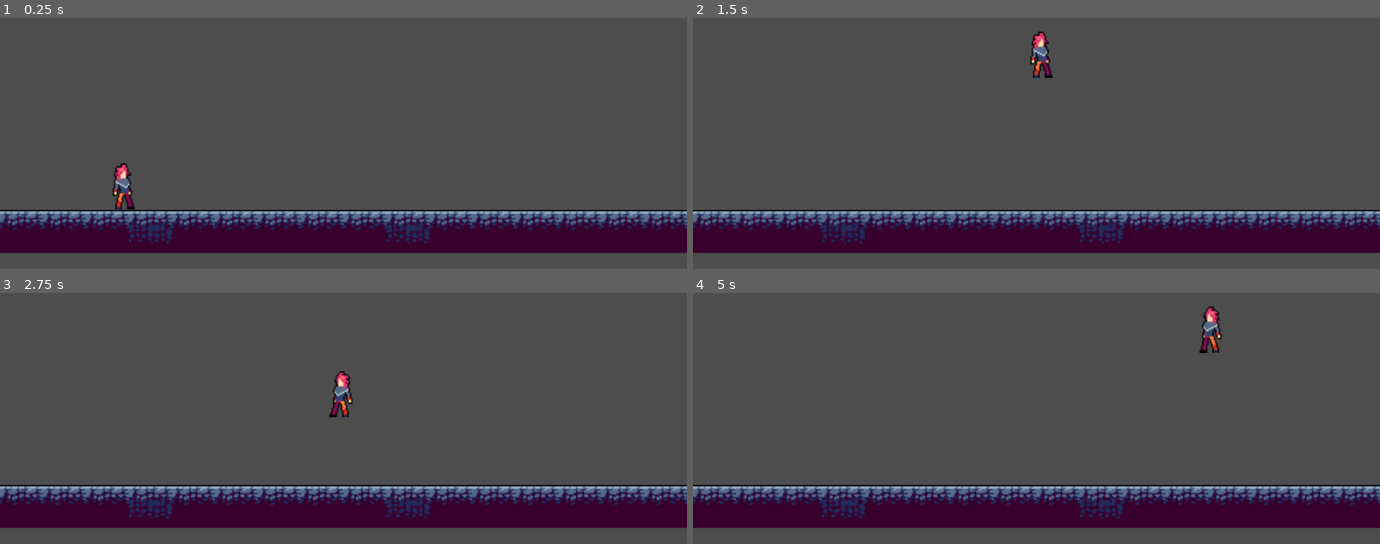
Above: before the commit, frames 1-4 (two rows, left to right).
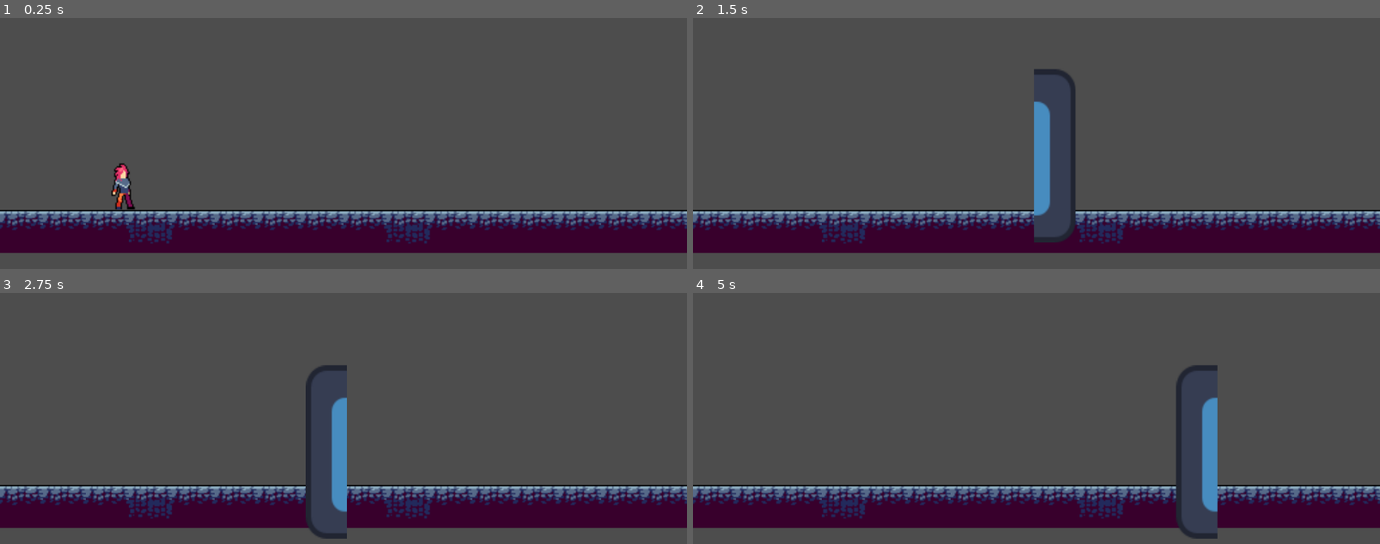
Above: after the commit, the same moments.

Repository: Noel-Gilliland/Godot-Game-Jam
Game: Godot game, scene res://node_2d.tscn
Same seed, same stepped clock (60 frames per second), same inputs: the game is played once before the commit and once after it. The engine's default icon, where the game draws it, is replaced by a stand-in: a white triangle on a blue panel in a dark square.
Inputs:
- Up to frame 1 (0.25 s): no input
- Up to frame 2 (1.5 s): hold D (move_right) from 0.53 s (still down); tap X (punch, bound only after the commit) at 0.6 s; tap Space (jump) at 0.77, 0.8, 1.07, 1.35 s
- Up to frame 3 (2.75 s): tap Space (jump) at 1.52, 1.82, 2.3 s; tap X (punch, bound only after the commit) at 1.55, 2.1 s; release D (move_right) at 2.03 s; hold Left (move_left) from 2.03 s (still down)
- Up to frame 4 (5 s): release Left (move_left) at 2.78 s; hold D (move_right) 2.78-4.28 s; tap X (punch, bound only after the commit) at 2.85, 4.35 s; tap Space (jump) at 3.02, 3.32, 3.6, 3.77, 4.07, 4.52, 4.82 s; hold Left (move_left) from 4.28 s (still down)

The runs differ from the first frame. In frame 1, less than 0.1% of the frame differs, in the area x 16-20%, y 58-75%; in frame 2, 2.5%; in frame 3, 2.6%; in frame 4, 2.8%, in the area x 70-77%, y 5-98%.

Commit message:
Work
yes

Diff:
--- a/Player_script.gd
+++ b/Player_script.gd
@@ -4,6 +4,33 @@
 var gravity = 1500
 var jump_force = -575
 var double_jump = 0
+var attacking = false
+
+@onready var animation_player = $AnimationPlayer
+@onready var attack_area = $AttackArea
+@onready var sprite = $AnimatedSprite2D
+
+func _process(delta):
+	if Input.is_action_just_pressed("attack") and not attacking:
+		attacking = true
+		sprite.play("attack")
+
+	if Input.is_action_just_pressed("punch") and not attacking:
+		attacking = true
+		sprite.play("punch")
+
+func _on_AnimatedSprite2D_frame_changed():
+	if sprite.animation == "attack":
+		match sprite.frame:
+			2:
+				attack_area.monitoring = true  # Enable hitbox on this frame
+			4:
+				attack_area.monitoring = false  # Disable it a few frames later
+
+
+func _on_AttackArea_body_entered(body):
+	if attacking and body.is_in_group("enemies"):
+		body.take_damage(10)
 
 func _physics_process(delta):
 	# Apply gravity
@@ -13,16 +40,16 @@
 	# Horizontal movement
 	if Input.is_action_pressed("move_right"):
 		velocity.x = speed
-		$AnimatedSprite2D.flip_h = false
+		sprite.flip_h = false
 	elif Input.is_action_pressed("move_left"):
 		velocity.x = -speed
-		$AnimatedSprite2D.flip_h = true
+		sprite.flip_h = true
 	else:
 		velocity.x = 0
 
-	if velocity.x == 0 and velocity.y == 0 and not $AnimatedSprite2D.is_playing():
-		$AnimatedSprite2D.play("Idle")
-
+	# Play idle animation if not moving
+	if velocity.x == 0 and velocity.y == 0 and not sprite.is_playing():
+		sprite.play("Idle")
 
 	# Jumping
 	if is_on_floor() and Input.is_action_just_pressed("jump"):
@@ -31,9 +58,8 @@
 	elif Input.is_action_just_pressed("jump") and double_jump == 1:
 		velocity.y = jump_force
 		double_jump = 0
+
 	if is_on_floor():
-		double_jump == 0
-
-
+		double_jump = 0
 
 	move_and_slide()
--- a/node_2d.tscn
+++ b/node_2d.tscn
@@ -1,8 +1,9 @@
-[gd_scene load_steps=13 format=4 uid="uid://us6hse5sauud"]
+[gd_scene load_steps=19 format=4 uid="uid://us6hse5sauud"]
 
 [ext_resource type="Texture2D" uid="uid://co6we6bb5w26k" path="res://craftpix-net-856554-free-3-cyberpunk-characters-pixel-art/2 Punk/Punk_idle.png" id="1_0e48y"]
 [ext_resource type="Script" uid="uid://b83uhyoab1xn7" path="res://Player_script.gd" id="2_0hol4"]
 [ext_resource type="Texture2D" uid="uid://bw1ap117shfsi" path="res://craftpix-net-846754-free-green-zone-tileset-pixel-art/Tileset.png" id="2_epypp"]
+[ext_resource type="Texture2D" uid="uid://csw1voun3cavv" path="res://icon.svg" id="4_0hol4"]
 
 [sub_resource type="SpriteFrames" id="SpriteFrames_4d7sh"]
 
@@ -223,6 +224,22 @@
 atlas = ExtResource("1_0e48y")
 region = Rect2(144, 0, 48, 48)
 
+[sub_resource type="AtlasTexture" id="AtlasTexture_rj586"]
+atlas = ExtResource("4_0hol4")
+region = Rect2(0, 0, 32, 128)
+
+[sub_resource type="AtlasTexture" id="AtlasTexture_4d7sh"]
+atlas = ExtResource("4_0hol4")
+region = Rect2(32, 0, 32, 128)
+
+[sub_resource type="AtlasTexture" id="AtlasTexture_ir8iy"]
+atlas = ExtResource("4_0hol4")
+region = Rect2(64, 0, 32, 128)
+
+[sub_resource type="AtlasTexture" id="AtlasTexture_hqns4"]
+atlas = ExtResource("4_0hol4")
+region = Rect2(96, 0, 32, 128)
+
 [sub_resource type="SpriteFrames" id="SpriteFrames_rj586"]
 animations = [{
 "frames": [{
@@ -241,10 +258,30 @@
 "loop": true,
 "name": &"Idle",
 "speed": 10.0
+}, {
+"frames": [{
+"duration": 1.0,
+"texture": SubResource("AtlasTexture_rj586")
+}, {
+"duration": 1.0,
+"texture": SubResource("AtlasTexture_4d7sh")
+}, {
+"duration": 1.0,
+"texture": SubResource("AtlasTexture_ir8iy")
+}, {
+"duration": 1.0,
+"texture": SubResource("AtlasTexture_hqns4")
+}],
+"loop": false,
+"name": &"punch",
+"speed": 5.0
 }]
 
 [sub_resource type="RectangleShape2D" id="RectangleShape2D_q6r6c"]
 size = Vector2(20, 35)
+
+[sub_resource type="RectangleShape2D" id="RectangleShape2D_x0ka3"]
+size = Vector2(11.3369, 53.6084)
 
 [node name="Node2D" type="Node2D"]
 
@@ -265,12 +302,19 @@
 position = Vector2(102, 167)
 scale = Vector2(0.960428, 1.00753)
 sprite_frames = SubResource("SpriteFrames_rj586")
-animation = &"Idle"
-frame = 3
-frame_progress = 0.302069
+animation = &"punch"
 
 [node name="CollisionShape2D" type="CollisionShape2D" parent="CharacterBody2D"]
 position = Vector2(91, 174)
 shape = SubResource("RectangleShape2D_q6r6c")
 
+[node name="AttackArea" type="Area2D" parent="CharacterBody2D"]
+position = Vector2(91, 174)
+
+[node name="CollisionShape2D" type="CollisionShape2D" parent="CharacterBody2D/AttackArea"]
+position = Vector2(10.8277, -1.97171)
+rotation = -3.14159
+scale = Vector2(1.31301, 0.130821)
+shape = SubResource("RectangleShape2D_x0ka3")
+
 [node name="AudioListener2D" type="AudioListener2D" parent="."]
--- a/project.godot
+++ b/project.godot
@@ -44,3 +44,8 @@
 , Object(InputEventKey,"resource_local_to_scene":false,"resource_name":"","device":-1,"window_id":0,"alt_pressed":false …(186 unchanged characters)…
 ]
 }
+punch={
+"deadzone": 0.2,
+"events": [Object(InputEventKey,"resource_local_to_scene":false,"resource_name":"","device":0,"window_id":0,"alt_pressed":false,"shift_pressed":false,"ctrl_pressed":false,"meta_pressed":false,"pressed":false,"keycode":0,"physical_keycode":88,"key_label":0,"unicode":0,"location":0,"echo":false,"script":null)
+]
+}
